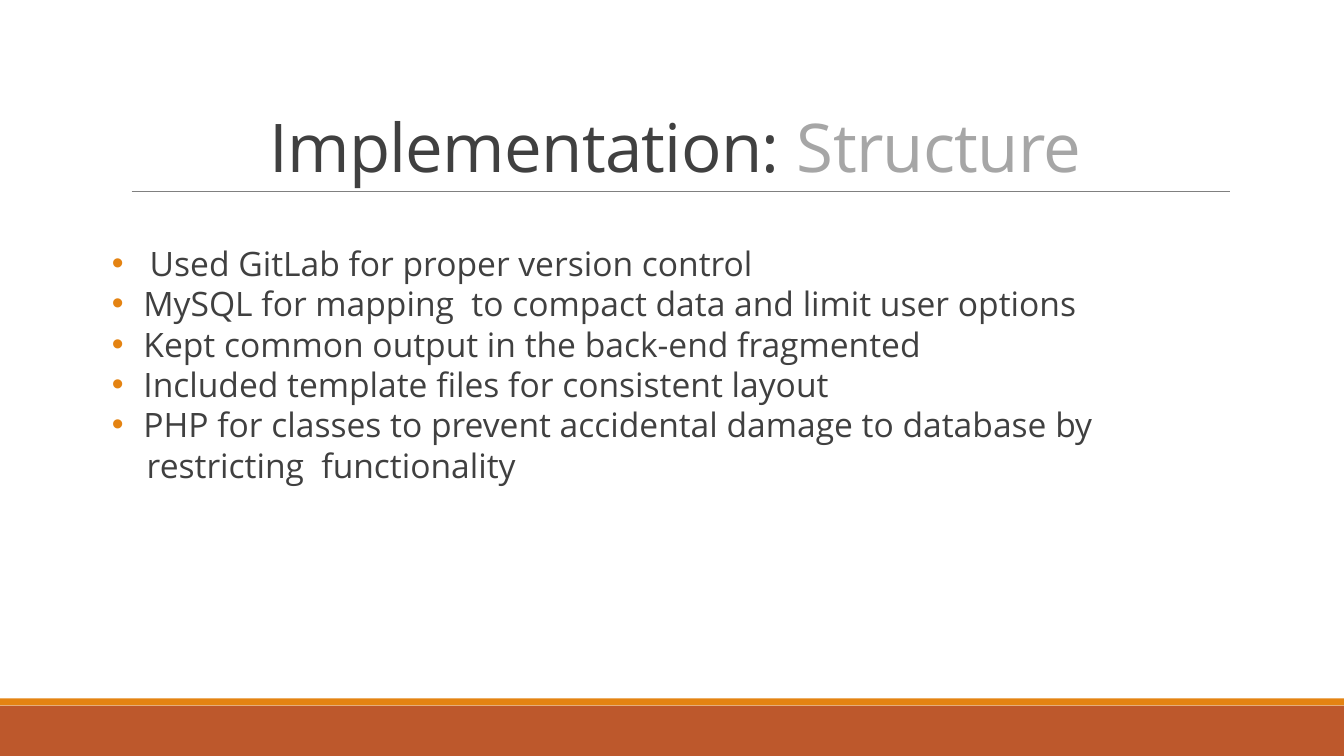
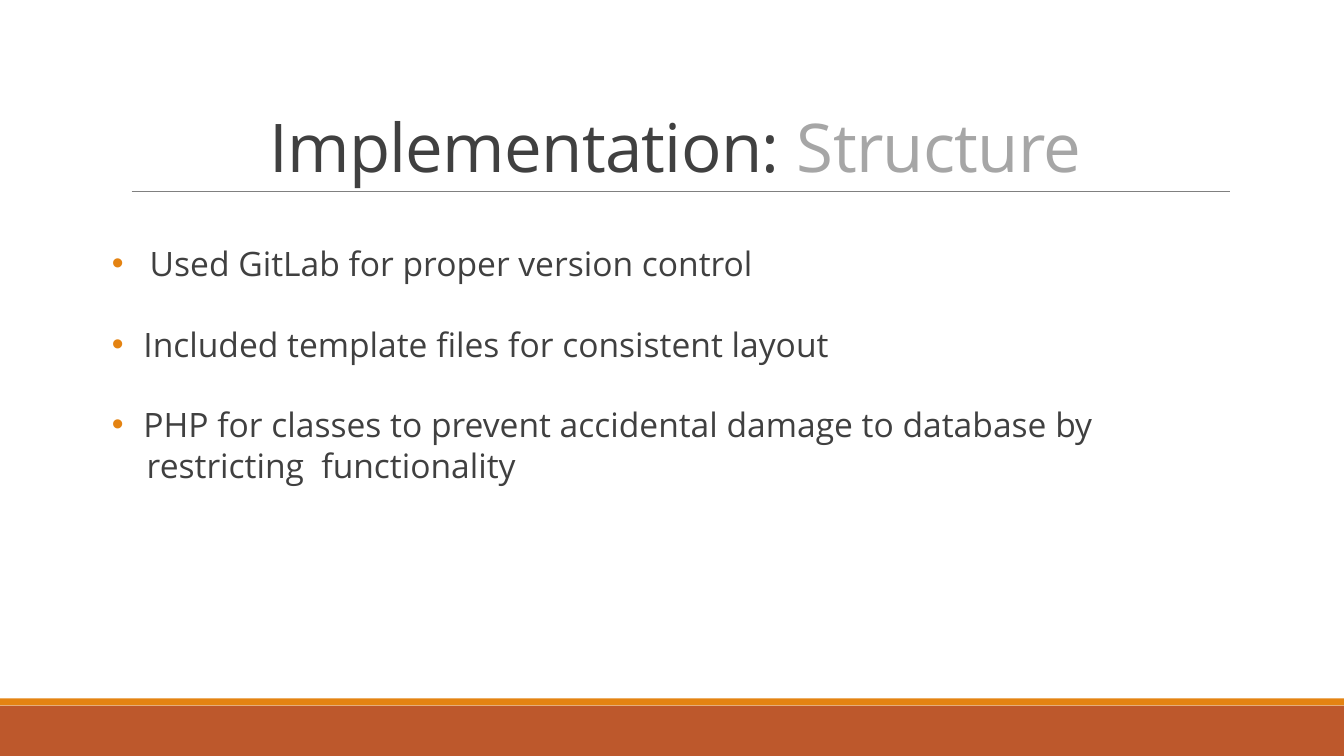
Before and after one commit to dragosthealex/roomies, a slide deck: slide 22 of res/presentation1/final_presentationv2.pptx. Drawn at 1344x756 pixels with LibreOffice and Linux fonts; fonts in the diff are those of the drawing. Boxes give left, top, right and bottom in pixels: in the first picture for what was removed or moved away, otherwise in the second. Text is boxed around its words. In the diff, an @@ line names an element or a change of style, - is before the commit and + after.

```diff
--- a/res/presentation1/final_presentationv2.pptx
+++ b/res/presentation1/final_presentationv2.pptx
@@ text at (143,290,1076,365): paragraphs removed @@
-• MySQL for mapping to compact data and limit user options
-• Kept common output in the back-end fragmented
```
Also in this commit, not shown: 11 other slides changed, 4 slides added, 3 slides removed.
